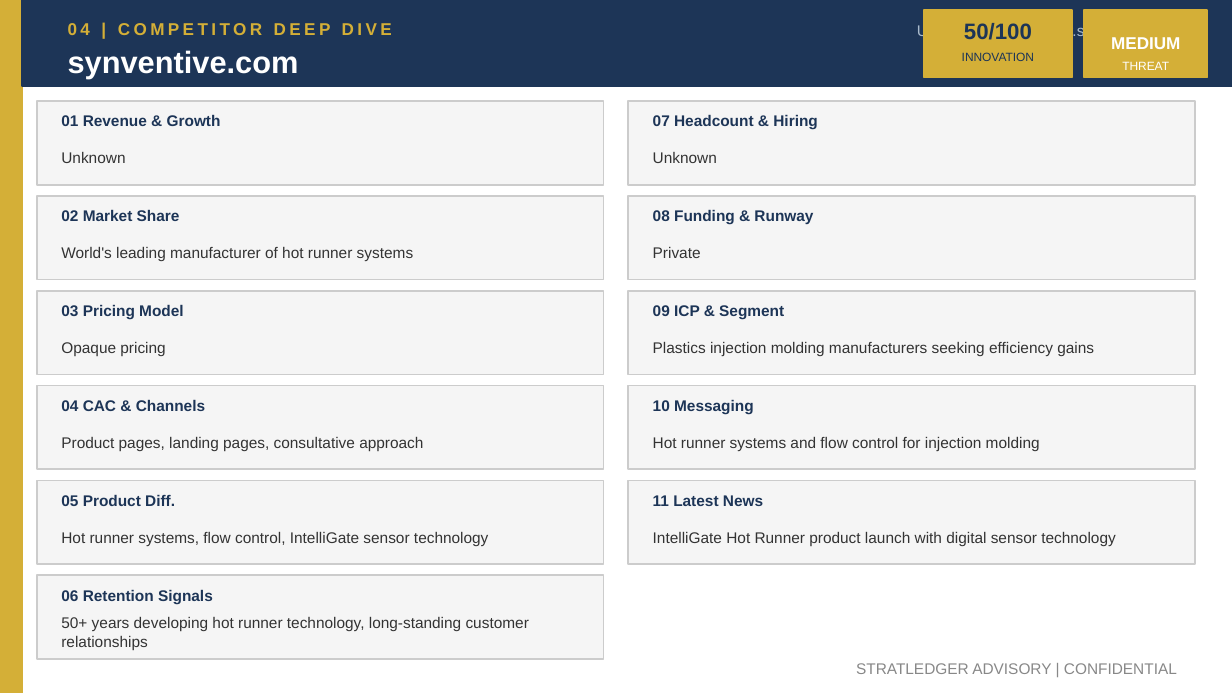
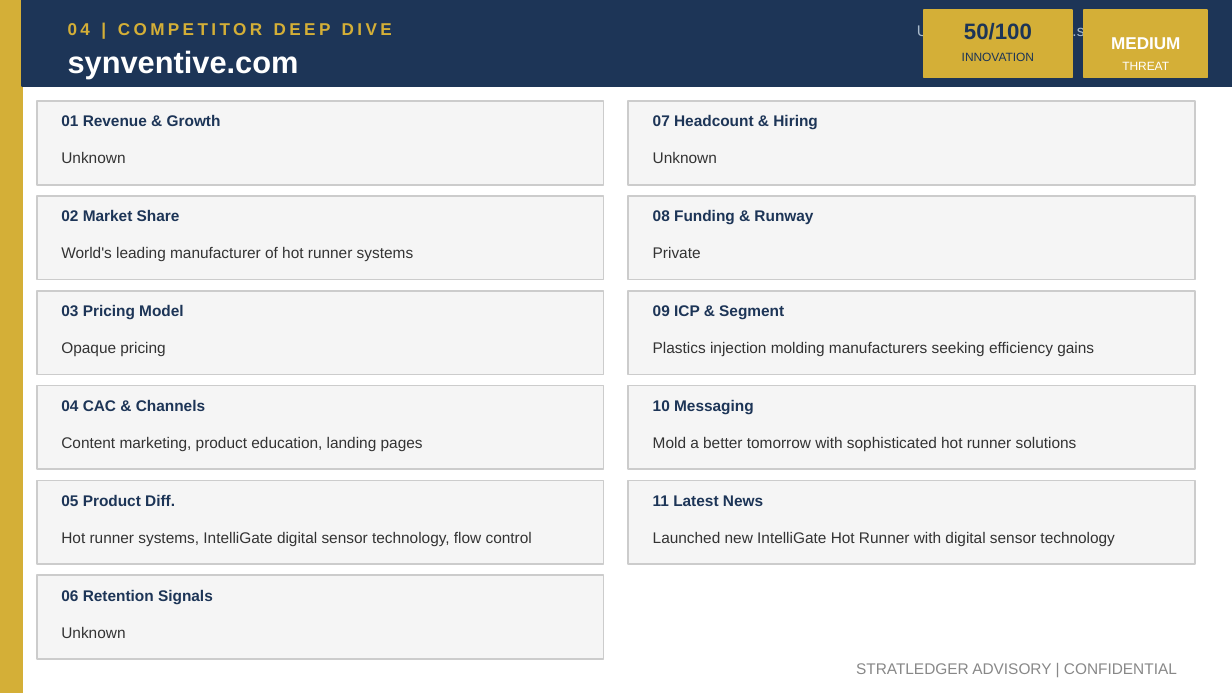
Before and after one commit to apexmakeshop-dot/droplet-commands, a slide deck: slide 8 of mesh_bioplastics_CI_Report.pptx. Drawn at 1232x693 pixels with LibreOffice and Linux fonts; fonts in the diff are those of the drawing. Boxes give left, top, right and bottom in pixels: in the first picture for what was removed or moved away, otherwise in the second. Text is boxed around its words. In the diff, an @@ line names an element or a change of style, - is before the commit and + after.

```diff
--- a/mesh_bioplastics_CI_Report.pptx
+++ b/mesh_bioplastics_CI_Report.pptx
@@ text at (61, 437, 423, 451): text changed @@
-Product pages, landing pages, consultative approach
+Content marketing, product education, landing pages
@@ text at (653, 437, 1077, 451): text changed @@
-Hot runner systems and flow control for injection molding
+Mold a better tomorrow with sophisticated hot runner solutions
@@ text at (61, 532, 532, 546): text changed @@
-Hot runner systems, flow control, IntelliGate sensor technology
+Hot runner systems, IntelliGate digital sensor technology, flow control
@@ text at (653, 532, 1114, 546): text changed @@
-IntelliGate Hot Runner product launch with digital sensor technology
+Launched new IntelliGate Hot Runner with digital sensor technology
@@ text at (61, 627, 125, 638): text changed @@
-50+ years developing hot runner technology, long-standing customer relationships
+Unknown
```
Also in this commit, not shown: 4 other slides changed.
